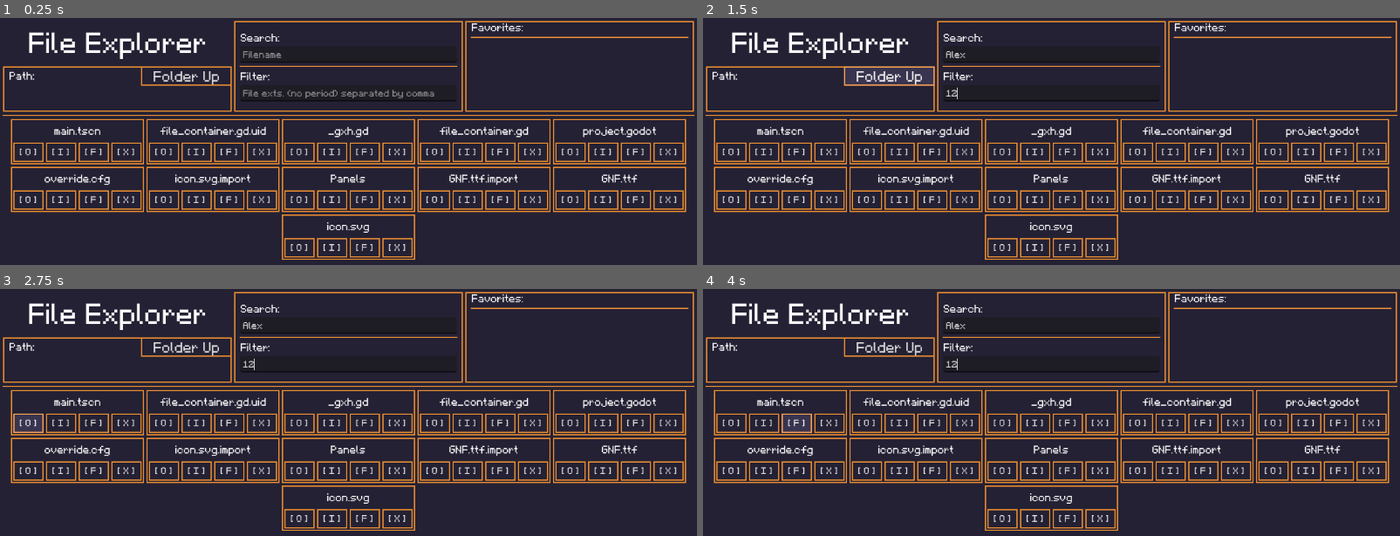
Above: before the commit, frames 1-4 (two rows, left to right).
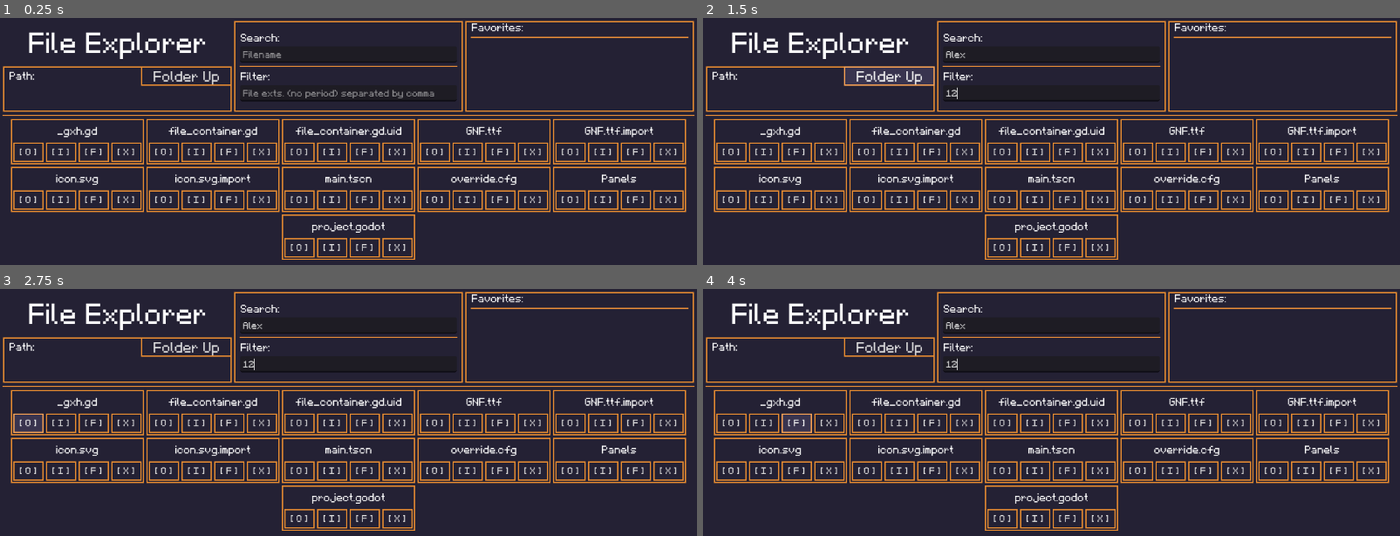
Above: after the commit, the same moments.

Repository: FroglightInteractive/fun_file_explorer
Game: Godot game, scene res://main.tscn
Two runs of this game, one before a commit and one after it. Both use one fixed random seed, a clock stepped at 60 frames per second and the inputs below.
Inputs (mouse positions are in pixels of both pictures, inside the frame that each line leads up to):
- Up to frame 1 (0.25 s): no input
- Up to frame 2 (1.5 s): click (1051, 55) at 0.52 s; type "Alex" at 0.6 s; click (1051, 92) at 0.75 s; type "12" at 0.83 s; click "Folder Up" at 1.25 s
- Up to frame 3 (2.75 s): click "[ O ]" at 2 s
- Up to frame 4 (4 s): click "[ I ]" at 2.75 s; click "[ F ]" at 3.5 s

The runs differ from the first frame. In frame 1, 2.1% of the frame differs, in the area x 6-95%, y 43-87%; in frame 2, 2.1%; in frame 3, 2.1%; in frame 4, 2.1%.

Commit message:
Sort files alphabetically with folders before files

Diff:
--- a/file_container.gd
+++ b/file_container.gd
@@ -23,17 +23,36 @@
 	var dir = DirAccess.open(path)
 	if dir:
 		dir.list_dir_begin()
+		var files: Array[String] = []
 		var filename = dir.get_next()
 		while filename != "":
+			if filename != "." and filename != "..":
+				files.append(filename)
+			filename = dir.get_next()
+		dir.list_dir_end()
+
+		# sort files alphabetically
+		files.sort_custom(func(a, b): return a.to_lower() < b.to_lower())
+
+		# make folders appear before files
+		var sorted_files: Array[String] = []
+		for f in files:
+			if DirAccess.dir_exists_absolute(path + "/" + f):
+				sorted_files.append(f)
+		for f in files:
+			if not DirAccess.dir_exists_absolute(path + "/" + f):
+				sorted_files.append(f)
+
+		# create file panel for each file
+		for file in sorted_files:
 			var file_button = preload("res://Panels/FilePanel/file_panel.tscn").instantiate()
 			add_child(file_button)
-			file_button.set_filename(filename)
-			file_button.favorite_pressed.connect(_on_file_favorite_pressed.bind(filename))
-			if dir.current_is_dir():
-				file_button.open_pressed.connect(_on_folder_opened.bind(filename))
+			file_button.set_filename(file)
+			file_button.favorite_pressed.connect(_on_file_favorite_pressed.bind(file))
+			if DirAccess.dir_exists_absolute(path + "/" + file):
+				file_button.open_pressed.connect(_on_folder_opened.bind(file))
 			else:
-				file_button.open_pressed.connect(_on_file_opened.bind(filename))
-			filename = dir.get_next()
+				file_button.open_pressed.connect(_on_file_opened.bind(file))
 	else:
 		print("no directory found")
 
